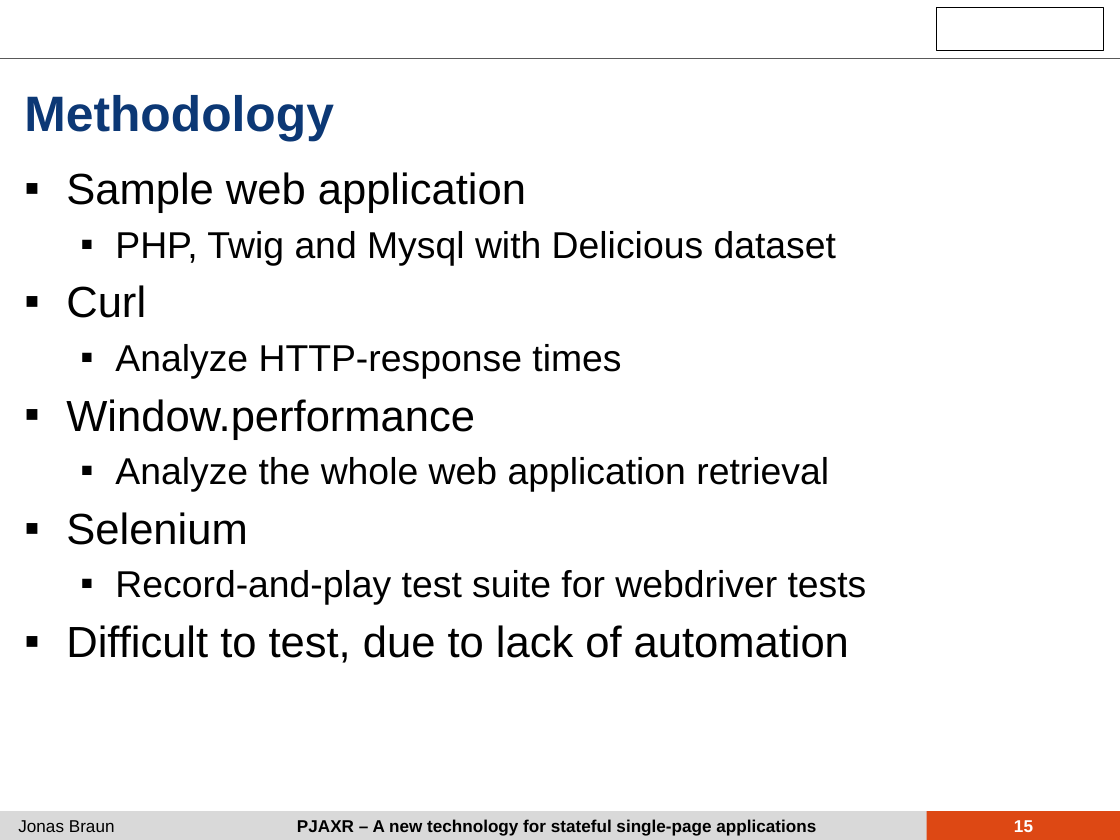
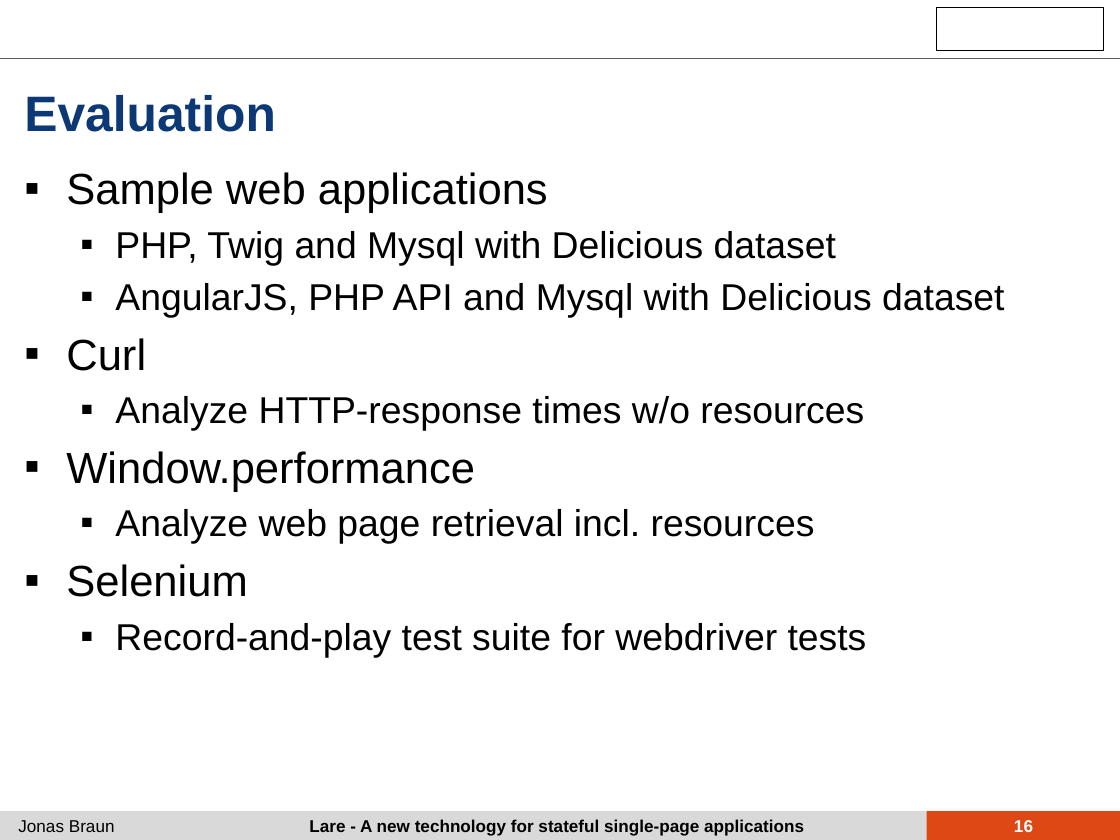
Before and after one commit to iekadou/bachelor-thesis, a slide deck: slide 16 of colloquium/colloquium.pptx (slide 15 before the commit). Drawn at 1120x840 pixels with LibreOffice and Linux fonts; fonts in the diff are those of the drawing; background and template pictures are left out. Boxes give left, top, right and bottom in pixels: in the first picture for what was removed or moved away, otherwise in the second. Text is boxed around its words. In the diff, an @@ line names an element or a change of style, - is before the commit and + after.

```diff
--- a/colloquium/colloquium.pptx
+++ b/colloquium/colloquium.pptx
@@ title at bbox=[24, 95, 276, 132]: text changed @@
-Methodology
+Evaluation
@@ text at bbox=[66, 172, 548, 213]: text changed @@
-▪ Sample web application
+▪ Sample web applications
@@ text at bbox=[115, 283, 1004, 318]: paragraph added @@
+  ▪ AngularJS, PHP API and Mysql with Delicious dataset
@@ text at bbox=[115, 396, 864, 431]: text changed @@
-  ▪ Analyze HTTP-response times
+  ▪ Analyze HTTP-response times w/o resources
@@ text at bbox=[115, 509, 815, 544]: text changed @@
-  ▪ Analyze the whole web application retrieval
+  ▪ Analyze web page retrieval incl. resources
@@ text at bbox=[66, 625, 849, 663]: paragraph removed @@
-▪ Difficult to test, due to lack of automation
@@ text at bbox=[309, 819, 804, 836]: text changed @@
-PJAXR – A new technology for stateful single-page applications
+Lare - A new technology for stateful single-page applications
```
Also in this commit, not shown: 21 other slides changed, 3 slides added, 1 slide removed, 1 other file.
